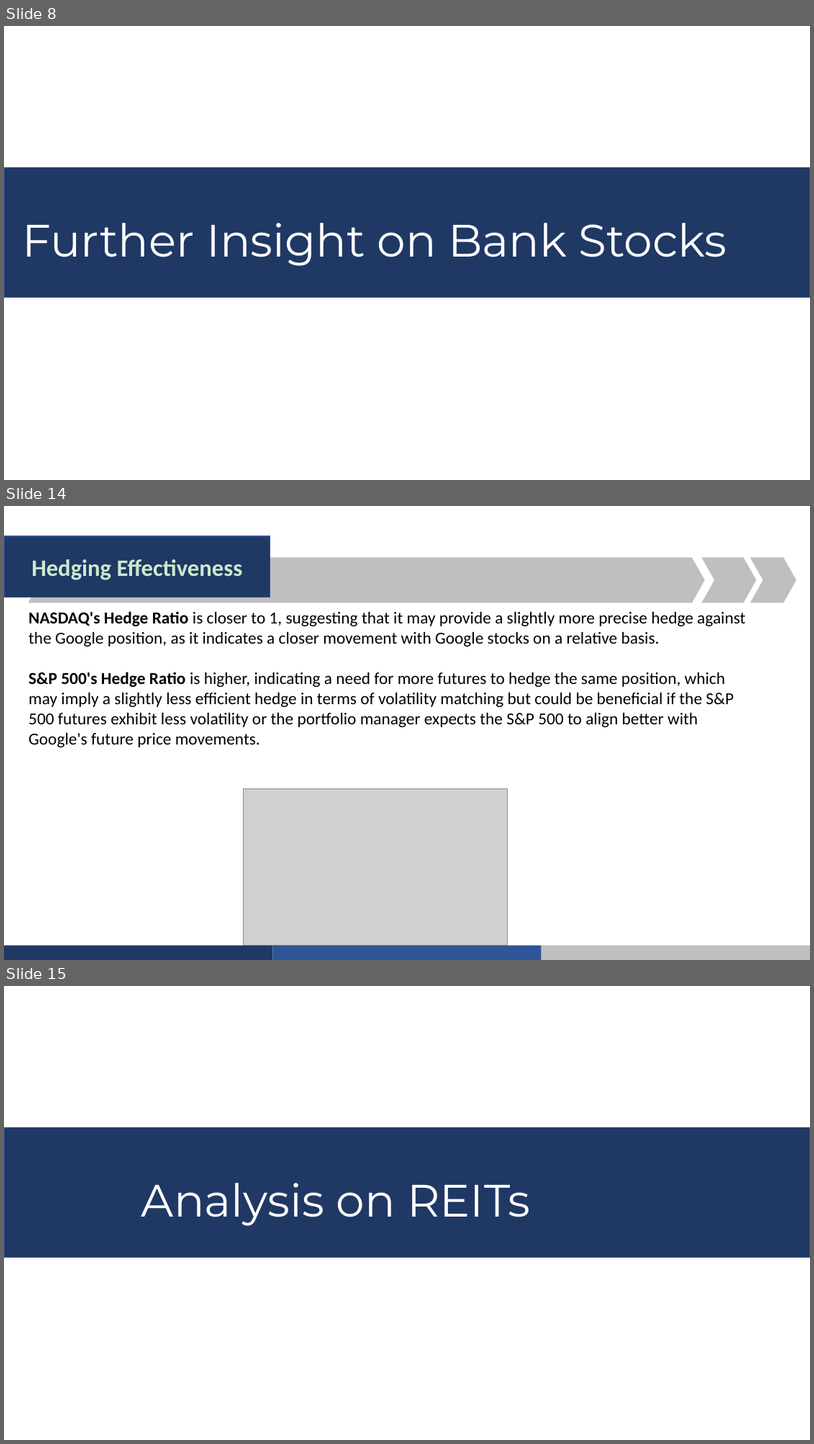
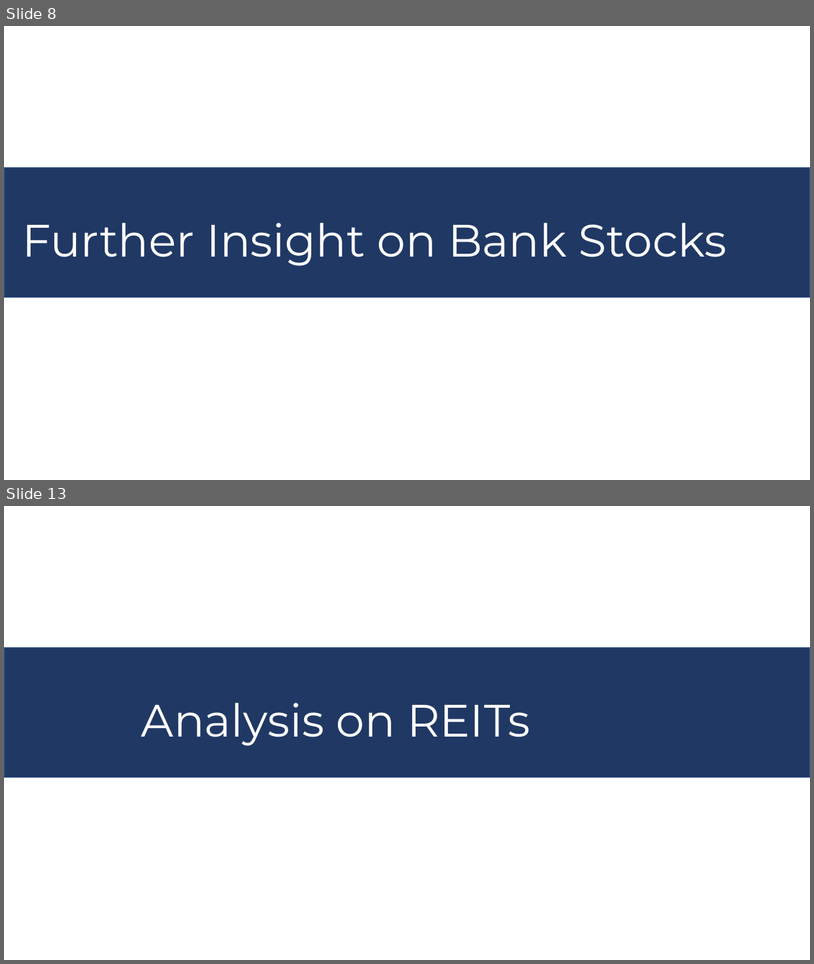
Before and after one commit to Wuvist/sgx3000, a slide deck: Group 2 Presentation.pptx. Shown one above the other, each under a label of ours: slides 8, 14 and 15 before the commit, slides 8 and 13 after it; the slides between them are not shown. The pictures are 814x1444 and 814x964 pixels, drawn with LibreOffice and Linux fonts; fonts in the diff are those of the drawing; grey boxes stand for pictures. Boxes give left, top, right and bottom in pixels: in the first picture for what was removed or moved away, otherwise in the second. Text is boxed around its words. In the diff, an @@ line names an element or a change of style, - is before the commit and + after.

```diff
--- a/Group 2 Presentation.pptx
+++ b/Group 2 Presentation.pptx
@@ slide 14 removed at <box>4,506,810,960</box>, background #CAEACE @@
@@ rectangle removed at <box>4,536,270,597</box> @@
-Hedging Effectiveness
@@ chevron removed at <box>28,557,705,602</box> @@
@@ chevron removed at <box>702,557,756,602</box> @@
@@ chevron removed at <box>751,557,797,602</box> @@
@@ text removed at <box>28,611,746,747</box> @@
-NASDAQ's Hedge Ratio is closer to 1, suggesting that it may provide a slightly more precise hedge against the Google position, as it indicates a closer movement with Google stocks on a relative basis.
-S&P 500's Hedge Ratio is higher, indicating a need for more futures to hedge the same position, which may imply a slightly less efficient hedge in terms of volatility matching but could be beneficial if the S&P 500 futures exhibit less volatility or the portfolio manager expects the S&P 500 to align better with Google's future price movements.
@@ picture removed at <box>244,788,508,945</box> @@
@@ freeform shape removed at <box>4,945,273,960</box> @@
@@ freeform shape removed at <box>273,945,541,960</box> @@
@@ freeform shape removed at <box>542,945,810,960</box> @@
@@ what was slide 15 is now slide 13 @@
```
Also in this commit, not shown: 2 slides changed, 18 slides added, 14 other slides removed.
